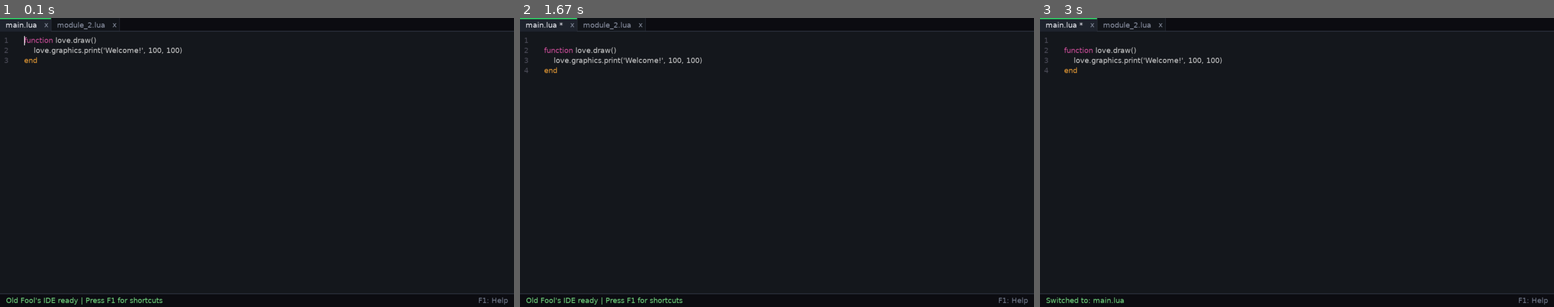
Above: before the commit, frames 1-3 (left to right).
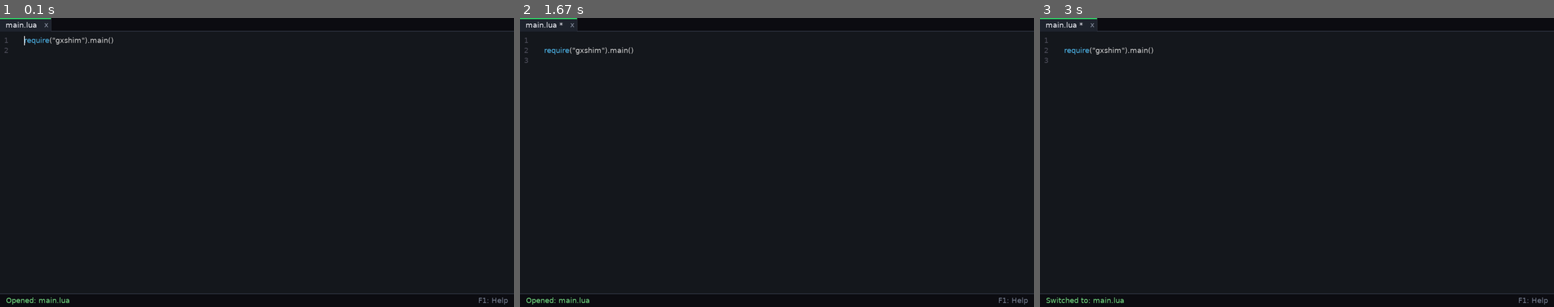
Above: after the commit, the same moments.

Repository: velhotolo/oldfoolside
Game: LÖVE game, started from main.lua
Same seed, same stepped clock (60 frames per second), same inputs: the game is played once before the commit and once after it.
Inputs (mouse positions are in pixels of both pictures, inside the frame that each line leads up to):
- Up to frame 1 (0.1 s): no input
- Up to frame 2 (1.67 s): tap Enter at 0.33 s; hold Right 0.67-1.13 s; move the mouse to (941, 153) at 0.7 s; hold Right from 1.55 s (still down)
- Up to frame 3 (3 s): release Right at 2.02 s; click "main.lua *" at 2.67 s; hold Down from 2.95 s (still down)

The runs differ from the first frame. In frame 1, 1.0% of the frame differs, in the area x 0-36%, y 1-100%; in frame 2, 1.0%; in frame 3, 0.7%.

Commit message:
Trying to improve some areas and do some bug fixing.

Diff:
--- a/autocomplete.lua
+++ b/autocomplete.lua
@@ -72,12 +72,12 @@
 end
 
 -- Renders the autocomplete suggestion box anchored below the cursor
-function autocomplete.draw(font, tab)
+        function autocomplete.draw(font, tab, offsetX)
     if not autocomplete.isOpen() then return end
 
     local lineH  = font:getHeight() + 4
     local before = string.sub(tab.lines[tab.cy], 1, tab.cx - 1)
-    local boxX   = 60 + font:getWidth(before)
+  local boxX = (offsetX or 0) + 60 + font:getWidth(before)
     local boxY   = 45 + (tab.cy - tab.scrollY) * lineH
 
     -- Calculate box dimensions based on the longest suggestion
--- a/main.lua
+++ b/main.lua
@@ -10,7 +10,6 @@
 local utf8              = require("utf8")
 local Terminal          = require("terminal")
 
-local projectDir        = "project"
 local tabs              = {}
 local activeTabIdx      = 1
 local splitScreen       = false
@@ -21,6 +20,7 @@
 local pendingCloseIdx   = nil
 local autosaveTimer     = 0
 local AUTOSAVE_INTERVAL = 30 -- Auto-save interval in seconds
+local swallowText       = false
 
 -- Returns the currently focused tab (respecting split-screen mode)
 local function getActiveTab()
@@ -35,7 +35,7 @@
     local saved = 0
     for _, tab in ipairs(tabs) do
         if tab:isModified() then
-            local ok = tab:save(projectDir)
+            local ok = tab:save()
             if ok then
                 saved = saved + 1
             end
@@ -115,6 +115,10 @@
 
     local content = file:read("*a")
     file:close()
+    if not utf8.len(content) then
+        abyss.set("Not a UTF-8 file: " .. filepath, true)
+        return
+    end
 
     local name = filepath:match("([^/\\]+)$") or filepath
     local newTab = tab_class:new(name, splitLines(content), filepath)
@@ -151,9 +155,10 @@
 
     local closedName = targetTab.name
     table.remove(tabs, idxToClose)
-
-    activeTabIdx = math.min(activeTabIdx, #tabs)
-    rightTabIdx  = math.min(rightTabIdx, #tabs)
+    if idxToClose < activeTabIdx then activeTabIdx = activeTabIdx - 1 end
+    if idxToClose < rightTabIdx then rightTabIdx = rightTabIdx - 1 end
+    activeTabIdx = math.max(1, math.min(activeTabIdx, #tabs))
+    rightTabIdx  = math.max(1, math.min(rightTabIdx, #tabs))
 
     if #tabs < 2 then
         splitScreen = false
@@ -191,26 +196,32 @@
 
 -- Initializes the IDE window, font, default tabs, and command-line file arguments
 function love.load(args)
-    os.execute("mkdir -p " .. projectDir)
-    love.window.setMode(1280, 720, { resizable = true })
     love.window.setTitle("Old Fool's IDE")
 
     love.keyboard.setKeyRepeat(true)
     codeFont = love.graphics.newFont(18)
     love.graphics.setFont(codeFont)
 
-    tabs = {
-        tab_class:new("main.lua", {
-            "function love.draw()",
-            "    love.graphics.print('Welcome!', 100, 100)",
-            "end"
-        }),
-        tab_class:new("module_2.lua", {
-            "-- Second tab",
-            "local x = 10",
-            "return x"
-        })
-    }
+    -- Attempt to open main.lua if it exists on disk, otherwise initialize default buffers
+    local mainPath = "main.lua"
+    local f = io.open(mainPath, "r")
+    if f then
+        f:close()
+        openFile(mainPath)
+    else
+        tabs = {
+            tab_class:new("main.lua", {
+                "function love.draw()",
+                "    love.graphics.print('Welcome!', 100, 100)",
+                "end"
+            }),
+            tab_class:new("module_2.lua", {
+                "-- Second tab",
+                "local x = 10",
+                "return x"
+            })
+        }
+    end
 
     if args and #args > 0 then
         for i = 1, #args do
@@ -219,8 +230,11 @@
     end
 end
 
--- Updates the periodic auto-save timer
+-- Updates the periodic auto-save timer and external overlay states
 function love.update(dt)
+    swallowText = false
+    if help.visible or pendingCloseIdx then return end
+
     autosaveTimer = autosaveTimer + dt
     if autosaveTimer >= AUTOSAVE_INTERVAL then
         autosaveTimer = 0
@@ -235,13 +249,17 @@
     end
 end
 
--- Handles vertical mouse wheel scrolling in the active tab
+-- Handles mouse wheel scrolling for the tab bar and active editor pane
 function love.wheelmoved(x, y)
-    if help.visible or pendingCloseIdx then return end
-    getActiveTab():scroll(-y * 3)
-end
-
-if tabbar.wheelmoved(dx, dy, font, tabs) then return end
+    if tabbar and tabbar.wheelmoved and tabbar.wheelmoved(x, y, codeFont, tabs) then
+        return
+    end
+
+    local tab = getActiveTab()
+    if tab then
+        tab:scroll(-y * 3)
+    end
+end
 
 -- Handles mouse clicks on the tab bar and editor panes (focus, cursor, selection start)
 function love.mousepressed(mx, my, button)
@@ -311,15 +329,24 @@
 
 -- Routes typed text to the terminal, rename bar, search box, or active editor tab
 function love.textinput(t)
-    if Terminal.textinput(t) then return end
-    if help.visible or pendingCloseIdx then return end
+    if swallowText then
+        swallowText = false
+        return
+    end
+
+    if Terminal.textinput and Terminal.textinput(t) then
+        return
+    end
+
     local tab = getActiveTab()
+    if not tab then return end
 
     if tab.renaming then
         tab:renameInput(t)
         abyss.set("Rename tab: " .. tab.renameBuffer .. "|")
         return
     end
+
     if search.visible then
         search.textinput(t, tab)
         return
@@ -331,19 +358,26 @@
 
 -- Handles keyboard shortcuts, navigation, indentation, and overlay controls
 function love.keypressed(key)
-    if Terminal.keypressed(key) then return end
-
+    if Terminal.keypressed and Terminal.keypressed(key) then return end
+
+    -- Confirmation dialog for closing tabs with unsaved changes
     if pendingCloseIdx then
         local idx = pendingCloseIdx
+        local targetTab = tabs[idx]
+
         if key == "y" then
-            local ok, path = tabs[idx]:save(projectDir)
+            swallowText = true
             pendingCloseIdx = nil
-            if ok then
-                closeTab(idx, true)
-            else
-                abyss.set("Failed to save: " .. path, true)
+            if targetTab then
+                local ok, path = targetTab:save()
+                if ok then
+                    closeTab(idx, true)
+                else
+                    abyss.set("Failed to save: " .. tostring(path), true)
+                end
             end
         elseif key == "n" then
+            swallowText = true
             pendingCloseIdx = nil
             closeTab(idx, true)
         elseif key == "escape" then
@@ -354,13 +388,15 @@
     end
 
     local tab = getActiveTab()
-
+    if not tab then return end
+
+    -- Tab rename mode handlers
     if tab.renaming then
         if key == "return" or key == "kpenter" then
-            if tab:confirmRename(projectDir) then
-                abyss.set("Renamed to: " .. tab.name)
+            if tab:confirmRename() then
+                abyss.set("Renamed tab to: " .. tab.name)
             else
-                abyss.set("Rename cancelled")
+                abyss.set("Rename cancelled or invalid")
             end
         elseif key == "escape" then
             tab:cancelRename()
@@ -372,18 +408,11 @@
         return
     end
 
+    -- Global overlays and shortcuts
     if key == "f1" then
         help.toggle()
         return
-    end
-
-    if key == "f5" then
-        local ok, msg = runner.run(tabs, projectDir)
-        abyss.set(msg, not ok)
-        return
-    end
-
-    if key == "f2" then
+    elseif key == "f2" then
         if #tabs < 2 then
             abyss.set("Open at least 2 tabs (Ctrl+T) for split-screen", true)
             return
@@ -431,7 +460,7 @@
         elseif key == "up" then
             autocomplete.move(-1)
             return
-        elseif key == "tab" then
+        elseif key == "tab" or key == "return" or key == "kpenter" then
             autocomplete.accept(tab)
             return
         elseif key == "escape" then
@@ -448,7 +477,35 @@
         return
     end
 
+    -- Tab key: snippet macro expansion or indentation
     if key == "tab" then
+        if not shift and not tab:hasSelection() then
+            local line   = tab.lines[tab.cy]
+            local before = string.sub(line, 1, tab.cx - 1)
+            local word   = string.match(before, "([%w_]+)$")
+            local macro  = word and dictionary.macros and dictionary.macros[word]
+            if macro then
+                local indent = string.match(line, "^%s*") or ""
+                -- Remove the trigger word from the current line
+                tab.lines[tab.cy] = string.sub(before, 1, #before - #word) .. string.sub(line, tab.cx)
+                tab.cx = tab.cx - #word
+
+                -- Build the snippet template applying line indentation
+                local body = {}
+                for i, l in ipairs(macro) do
+                    body[i] = (i == 1) and l or (indent .. l)
+                end
+                local startY = tab.cy
+                tab:paste(table.concat(body, "\n"))
+
+                -- Place cursor inside the macro block
+                tab.cy = startY + 1
+                tab.cx = #tab.lines[tab.cy] + 1
+                autocomplete.close()
+                return
+            end
+        end
+
         if shift then
             tab:unindent()
         else
@@ -458,8 +515,16 @@
         return
     end
 
+    -- Control key combinations
     if ctrl then
-        if key == "o" then
+        if key == "s" then
+            local ok, path = tab:save()
+            if ok then
+                abyss.set("Saved: " .. tab.name)
+            else
+                abyss.set("Failed to save: " .. tostring(path), true)
+            end
+        elseif key == "o" then
             local handle = io.popen('zenity --file-selection --title="Open file" 2>/dev/null')
             if handle then
                 local filepath = handle:read("*l")
@@ -476,11 +541,18 @@
         elseif key == "y" then
             tab:redo()
             abyss.set("Redo")
-        elseif key == "s" then
-            local ok, path = tab:save(projectDir)
-            abyss.set(ok and ("Saved: " .. path) or ("Failed to save: " .. path), not ok)
         elseif key == "t" then
-            local newName = "module_" .. (#tabs + 1) .. ".lua"
+            local n = #tabs + 1
+            local function taken(name)
+                for _, t in ipairs(tabs) do
+                    if t.name == name then return true end
+                end
+                return false
+            end
+            while taken("module_" .. n .. ".lua") do
+                n = n + 1
+            end
+            local newName = "module_" .. n .. ".lua"
             table.insert(tabs, tab_class:new(newName))
             activeTabIdx = #tabs
             abyss.set("Created tab: " .. newName)
@@ -527,6 +599,7 @@
         return
     end
 
+    -- Single key navigation and editing
     if key == "backspace" then
         tab:backspace()
         autocomplete.update(tab, dictionary)
@@ -598,6 +671,10 @@
         local y = topY + (i - 1 - tab.scrollY) * lineH
 
         if y + lineH >= tabbar.height and y <= h - 34 then
+            if tab.errorLine == i then
+                love.graphics.setColor(0.55, 0.12, 0.12, 0.35)
+                love.graphics.rectangle("fill", offsetX, y, paneW, lineH)
+            end
             if selStart and i >= selStart.y and i <= selEnd.y then
                 local c1 = (i == selStart.y) and selStart.x or 1
                 local c2 = (i == selEnd.y) and selEnd.x or (#line + 1)
@@ -645,8 +722,10 @@
     end
 
     local currentIdx = (splitScreen and activePane == 2) and rightTabIdx or activeTabIdx
+    local acX = (splitScreen and activePane == 2) and math.floor(w / 2) or 0
+
     search.draw(codeFont)
-    autocomplete.draw(codeFont, activeTab)
+    autocomplete.draw(codeFont, activeTab, acX)
     tabbar.draw(codeFont, tabs, currentIdx)
     abyss.draw(codeFont, activeTab)
     help.draw(codeFont)
--- a/search.lua
+++ b/search.lua
@@ -1,3 +1,4 @@
+local utf8 = require("utf8")
 -- In-file text search bar and match navigator
 local search = {
     visible = false,
@@ -5,6 +6,14 @@
     matches = {},
     currentIdx = 0
 }
+
+function search.backspace(tab)
+if #search.query > 0 then
+local lastChar = utf8.offset(search.query, -1)
+search.query = string.sub(search.query, 1, lastChar - 1)
+search.update(tab)
+end
+end
 
 -- Opens the search bar and refreshes matches if a query already exists
 function search.open(tab)
--- a/tab.lua
+++ b/tab.lua
@@ -21,6 +21,16 @@
     return line:gsub("%-%-.*$", "")
 end
 
+-- Checks if a file exists on disk
+local function fileExists(path)
+    local f = io.open(path, "r")
+    if f then
+        f:close()
+        return true
+    end
+    return false
+end
+
 -- Creates and initializes a new editor tab instance
 function tab:new(name, lines, filepath)
     local initialLines = lines and cloneLines(lines) or { "" }
@@ -29,20 +39,20 @@
     end
 
     local instance = setmetatable({
-        name = name or "untitled.lua",
-        filepath = filepath,
-        lines = initialLines,
-        cx = 1,
-        cy = 1,
-        selStart = nil,
-        selEnd = nil,
-        errorLine = nil,
-        errorMsg = nil,
-        history = {},
-        histIdx = 0,
-        savedIdx = 0,
-        scrollY = 0,
-        renaming = false,
+        name         = name or "untitled.lua",
+        filepath     = filepath,
+        lines        = initialLines,
+        cx           = 1,
+        cy           = 1,
+        selStart     = nil,
+        selEnd       = nil,
+        errorLine    = nil,
+        errorMsg     = nil,
+        history      = {},
+        histIdx      = 0,
+        savedIdx     = 0,
+        scrollY      = 0,
+        renaming     = false,
         renameBuffer = "",
     }, self)
 
@@ -93,6 +103,9 @@
     if self.filepath then
         local dir = self.filepath:match("^(.*[/\\])") or ""
         local newPath = dir .. newName
+        if fileExists(newPath) then
+            return false
+        end
         if os.rename(self.filepath, newPath) then
             self.filepath = newPath
         end
@@ -102,6 +115,9 @@
         local f = io.open(oldPath, "r")
         if f then
             f:close()
+            if fileExists(newPath) then
+                return false
+            end
             if os.rename(oldPath, newPath) then
                 self.filepath = newPath
             end
@@ -149,19 +165,26 @@
 
 -- Pushes the current buffer and cursor state onto the undo/redo history stack
 function tab:saveHistory()
+    -- Invalidate saved status if new changes overwrite the redo branch
+    if self.savedIdx > self.histIdx then
+        self.savedIdx = -1
+    end
+
     for i = #self.history, self.histIdx + 1, -1 do
         table.remove(self.history, i)
     end
+
     table.insert(self.history, {
         lines = cloneLines(self.lines),
-        cx = self.cx,
-        cy = self.cy
+        cx    = self.cx,
+        cy    = self.cy
     })
-    if #self.history > 100 then
+
+    if #self.history > 64 then
         table.remove(self.history, 1)
-    else
-        self.histIdx = #self.history
-    end
+        self.savedIdx = self.savedIdx - 1
+    end
+    self.histIdx = #self.history
 end
 
 -- Restores the previous state from the history stack
@@ -200,13 +223,13 @@
 -- Inserts text at the cursor and auto-dedents block-closing keywords (end, else, until, })
 function tab:insertText(text)
     self:deleteSelection()
-    local before = string.sub(self.lines[self.cy], 1, self.cx - 1)
-    local after  = string.sub(self.lines[self.cy], self.cx)
-    local newLine = before .. text .. after
-    self.lines[self.cy] = newLine
-    self.cx = self.cx + #text
-
-    -- Auto-dedent when a closing keyword is completed at the start of an indented line
+    local before                 = string.sub(self.lines[self.cy], 1, self.cx - 1)
+    local after                  = string.sub(self.lines[self.cy], self.cx)
+    local newLine                = before .. text .. after
+    self.lines[self.cy]          = newLine
+    self.cx                      = self.cx + #text
+
+    -- Auto-dedent when a closing keyword is typed on an indented line
     local leadingSpaces, keyword = newLine:match("^( +)(%S+)$")
     if leadingSpaces and #leadingSpaces >= INDENT_SIZE then
         if keyword == "end" or keyword == "else" or keyword == "until" or keyword == "}" then
@@ -226,13 +249,14 @@
         self:saveHistory()
         return
     end
+
     if self.cx > 1 then
-        local line   = self.lines[self.cy]
-        local prevCx = utf8.offset(line, -1, self.cx) or 1
-        local before = string.sub(line, 1, prevCx - 1)
-        local after  = string.sub(line, self.cx)
+        local line          = self.lines[self.cy]
+        local prevCx        = utf8.offset(line, -1, self.cx) or 1
+        local before        = string.sub(line, 1, prevCx - 1)
+        local after         = string.sub(line, self.cx)
         self.lines[self.cy] = before .. after
-        self.cx = prevCx
+        self.cx             = prevCx
     elseif self.cy > 1 then
         local rest = self.lines[self.cy]
         table.remove(self.lines, self.cy)
@@ -240,6 +264,7 @@
         self.cx = #self.lines[self.cy] + 1
         self.lines[self.cy] = self.lines[self.cy] .. rest
     end
+
     self:checkErrors()
     self:saveHistory()
 end
@@ -247,13 +272,13 @@
 -- Splits the current line at the cursor and applies smart Lua auto-indentation
 function tab:newLine()
     self:deleteSelection()
-    local before = string.sub(self.lines[self.cy], 1, self.cx - 1)
-    local after  = string.sub(self.lines[self.cy], self.cx)
-    local indent = string.match(before, "^%s*") or ""
+    local before      = string.sub(self.lines[self.cy], 1, self.cx - 1)
+    local after       = string.sub(self.lines[self.cy], self.cx)
+    local indent      = string.match(before, "^%s*") or ""
     local cleanBefore = stripInlineComment(before)
 
     -- Increase indentation after block-opening Lua statements or opening braces
-    local opensBlock =
+    local opensBlock  =
         string.match(cleanBefore, "%f[%w_]then%s*$") or
         string.match(cleanBefore, "%f[%w_]do%s*$") or
         string.match(cleanBefore, "%f[%w_]else%s*$") or
@@ -284,19 +309,19 @@
         self.selEnd.x   = self.selEnd.x + INDENT_SIZE
         self.cx         = self.cx + INDENT_SIZE
     else
-        local before = string.sub(self.lines[self.cy], 1, self.cx - 1)
-        local after  = string.sub(self.lines[self.cy], self.cx)
+        local before        = string.sub(self.lines[self.cy], 1, self.cx - 1)
+        local after         = string.sub(self.lines[self.cy], self.cx)
         self.lines[self.cy] = before .. INDENT_STR .. after
-        self.cx = self.cx + INDENT_SIZE
-    end
-
-    self:checkErrors()
-    self:saveHistory()
-end
-
--- Unindents the selected lines or the current line by up to 4 leading spaces
+        self.cx             = self.cx + INDENT_SIZE
+    end
+
+    self:checkErrors()
+    self:saveHistory()
+end
+
+-- Unindents the selected lines or current line by one indentation level
 function tab:unindent()
-    local s, e = self:getSelectionRange()
+    local s, e      = self:getSelectionRange()
     local startLine = s and s.y or self.cy
     local endLine   = e and e.y or self.cy
 
@@ -332,7 +357,7 @@
 
 -- Writes the tab's lines to disk and marks the current history index as saved
 function tab:save(projectDir)
-    local path = self.filepath or (projectDir .. "/" .. self.name)
+    local path = self.filepath or ((projectDir or ".") .. "/" .. self.name)
     local file = io.open(path, "w")
     if file then
         file:write(table.concat(self.lines, "\n"))
--- a/tabbar.lua
+++ b/tabbar.lua
@@ -1,20 +1,34 @@
 -- Top tab bar for switching and closing open editor tabs
 local tabbar = {
-    height = 34,
+    height  = 34,
     scrollX = 0,
-    btnW = 24
+    btnW    = 24
 }
 
 local CLOSE_BTN_W = 22
 
 -- Returns the tab's display name with an asterisk if it has unsaved changes
 local function getTabLabel(tab)
-    return tab.name .. (tab:isModified() and " *" or "")
+    return tab.name .. (tab.isModified and tab:isModified() and " *" or "")
 end
 
 -- Calculates the total pixel width of a single tab button including padding and close button
 local function getTabWidth(font, tab)
-    return font:getWidth(getTabLabel(tab)) + 28 + CLOSE_BTN_W
+    -- Normalize parameter order if invoked as (tab, font)
+    if type(font) == "table" and type(tab) ~= "table" and font.name then
+        font, tab = tab, font
+    end
+
+    -- Retrieve font instance safely
+    local f = (type(font) == "userdata" and font) or (tabbar and tabbar.font) or love.graphics.getFont()
+    if not f then
+        f = love.graphics.newFont(12)
+        love.graphics.setFont(f)
+    end
+
+    local label = type(tab) == "table" and getTabLabel(tab) or tostring(tab or "")
+    local padding = 14 + CLOSE_BTN_W + 14
+    return f:getWidth(label) + padding
 end
 
 -- Calculates the total width of all open tabs combined
@@ -26,7 +40,7 @@
     return total
 end
 
--- Calculates scroll layout info (whether arrows are needed, visible area, max scroll)
+-- Calculates scroll layout metrics (overflow detection, viewport width, maximum scroll offset)
 local function getScrollMetrics(font, tabs)
     local w = love.graphics.getWidth()
     local totalW = getTotalWidth(font, tabs)
@@ -38,7 +52,7 @@
     return w, needScroll, viewX, viewW, maxScroll
 end
 
--- Ensures the active tab is visible (optional: call when opening or switching tabs)
+-- Ensures the active tab is scrolled into view
 function tabbar.ensureVisible(font, tabs, activeIdx)
     local _, _, _, viewW, maxScroll = getScrollMetrics(font, tabs)
     local tabX = 0
@@ -78,7 +92,7 @@
     love.graphics.setColor(0.18, 0.20, 0.25)
     love.graphics.rectangle("fill", 0, h - 2, w, 2)
 
-    -- Clip tabs to the visible area
+    -- Clip tabs to visible viewport
     love.graphics.setScissor(viewX, 0, viewW, h)
     local x = viewX - tabbar.scrollX
     for i, tab in ipairs(tabs) do
@@ -86,7 +100,7 @@
         local tabW = getTabWidth(font, tab)
         local isActive = (i == activeIdx)
 
-        -- Tab background and active top accent
+        -- Tab background and active accent line
         if isActive then
             love.graphics.setColor(0.12, 0.14, 0.18)
             love.graphics.rectangle("fill", x, 0, tabW, h)
@@ -97,11 +111,11 @@
             love.graphics.rectangle("fill", x, 0, tabW, h - 2)
         end
 
-        -- Vertical separator
+        -- Tab divider
         love.graphics.setColor(0.18, 0.20, 0.25)
         love.graphics.rectangle("fill", x + tabW - 1, 0, 1, h)
 
-        -- Tab label color (red on syntax error, bright if active, muted otherwise)
+        -- Tab label color (red on syntax error, bright when active, muted otherwise)
         if tab.errorMsg then
             love.graphics.setColor(0.95, 0.35, 0.35)
         elseif isActive then
@@ -119,7 +133,7 @@
     end
     love.graphics.setScissor()
 
-    -- Draw "<" and ">" scroll buttons only when tabs overflow
+    -- Scroll buttons shown when tab bar overflows
     if needScroll then
         love.graphics.setColor(0.10, 0.11, 0.14)
         love.graphics.rectangle("fill", 0, 0, tabbar.btnW, h - 2)
@@ -139,8 +153,7 @@
     love.graphics.setColor(1, 1, 1)
 end
 
--- Returns the clicked tab index and whether the click hit its close button
--- Also handles clicks on the "<" and ">" scroll buttons automatically
+-- Returns the clicked tab index and whether the click targeted the close button
 function tabbar.getClickedIndex(mx, my, font, tabs)
     if my > tabbar.height then return nil, false end
 
